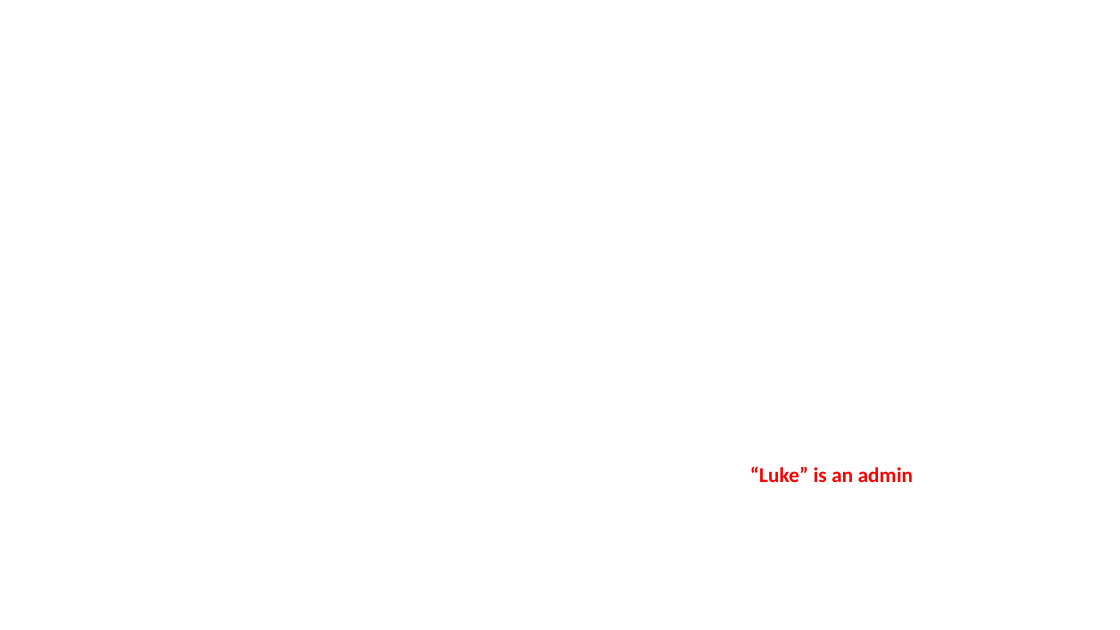
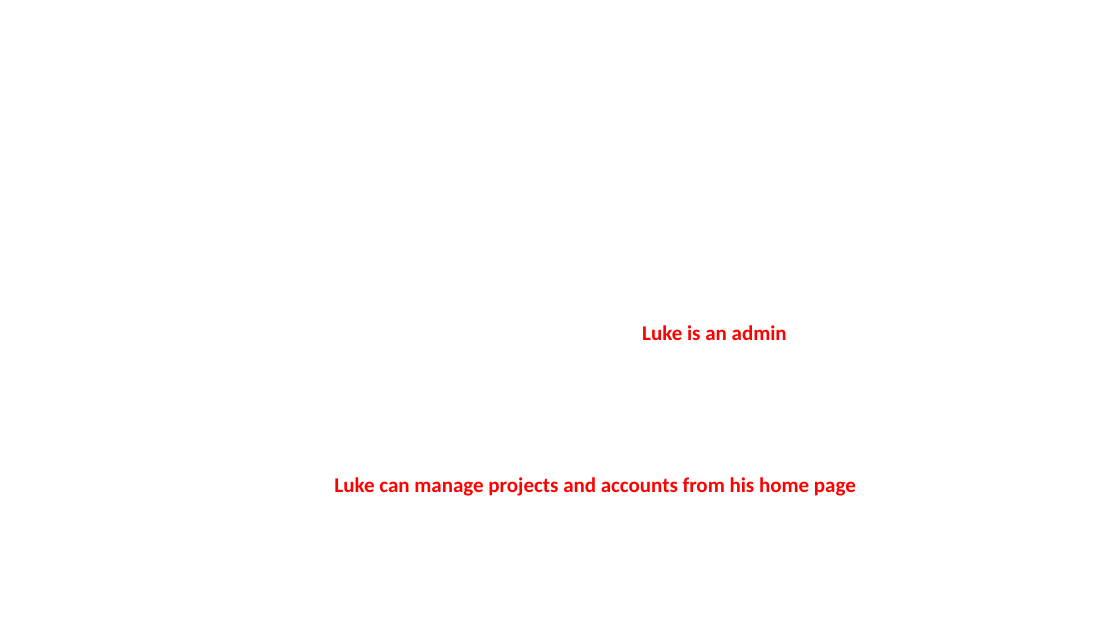
Before and after one commit to TurtleDynasty/peer-eval-system, a slide deck: slide 7 of done parts.pptx (slide 6 before the commit). Drawn at 1120x630 pixels with LibreOffice and Linux fonts; fonts in the diff are those of the drawing; background and template pictures are left out. Boxes give left, top, right and bottom in pixels: in the first picture for what was removed or moved away, otherwise in the second. Text is boxed around its words. In the diff, an @@ line names an element or a change of style, - is before the commit and + after.

```diff
--- a/done parts.pptx
+++ b/done parts.pptx
@@ text at box(642, 325, 787, 340): text changed @@
-“Luke” is an admin
+Luke is an admin
@@ text added at box(334, 477, 856, 496), 18 pt, text #FF0000, bold @@
+Luke can manage projects and accounts from his home page
```
Also in this commit, not shown: 1 other slide changed, 9 slides added, 9 slides removed.
